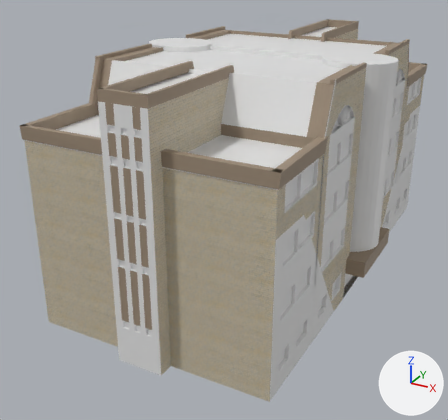
Two versions of the Blender file BuildFani/Build_Fani.blend, one commit apart.
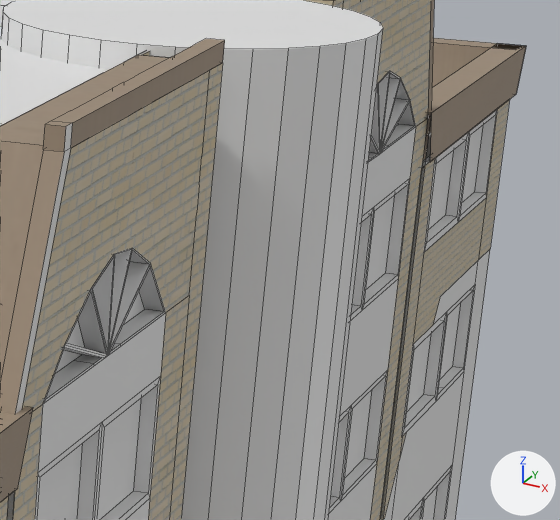
Each version is shown whole from a 50 mm camera at (11085.0, -18335.0, 6529.0) aimed at (1685.0, -1246.0, -2015.0), then close up on the part from 72% to 97% of the width and 13% to 38% of the height. Arrows for +X, +Y and +Z are at lower right; the lights stay in place. The close-ups show mesh edges as thin lines.

The first close-up shows 'Glass2'.
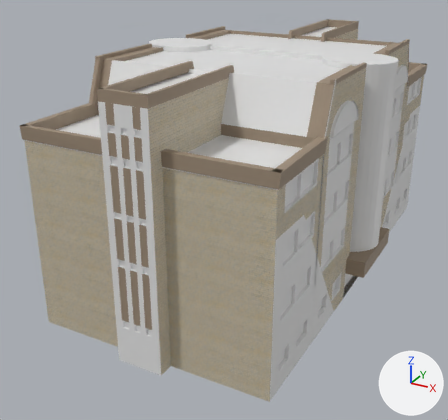
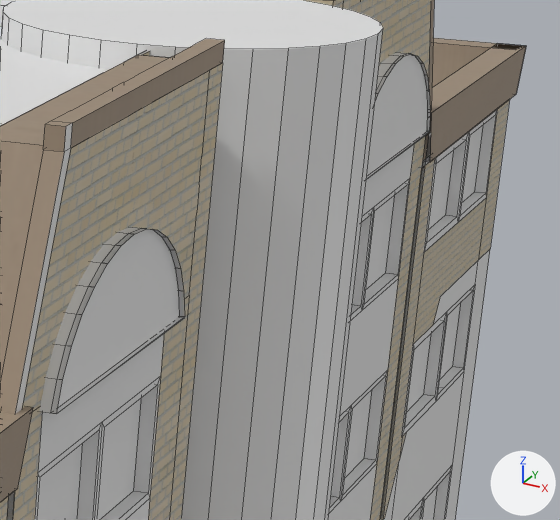
Where the change shows, as pixel boxes (x1, y1, x2, y2) in the close-ups (560 x 520 px):
part 1 of me_cylinder_001, added
    after: (40, 227, 185, 414)
part 2 of me_cylinder_001, added
    after: (366, 52, 430, 179)
part 3 of me_cylinder_001, cut back
    before: (362, 71, 416, 216)
    after: (362, 144, 414, 216)
part 4 of me_cylinder_001, cut back
    before: (38, 248, 166, 472)
    after: (38, 334, 164, 472)

The change, as a diff of the scene's bpy script:
```diff
--- a/BuildFani/Build_Fani.blend.py
+++ b/BuildFani/Build_Fani.blend.py
@@ me_cylinder_001 @@
 # used by ob_glass2; location = (-677.0, -2.0, 247.0); scale = (11.3, 9.87, 30.0)
-me_cylinder_001.from_pydata(...)  # 2901 vertices, 2332 faces, 2 loose edges; spans x -100.0..658.0, y -754.0..755.0, z -146.0..105.0
+me_cylinder_001.from_pydata(...)  # 2957 vertices, 2300 faces, 2 loose edges; spans x -100.0..658.0, y -754.0..755.0, z -146.0..105.0
+# me_cylinder_001 part 1: a new loose piece of 64 vertices spanning x 460.0..614.0, y -391.0..-178.0, z 55.0..79.0, in mat_material_003 (its picture is missing)
+# me_cylinder_001 part 2: a new loose piece of 48 vertices spanning x 460.0..614.0, y 179.0..392.0, z 55.0..79.0, in mat_material_003 (its picture is missing)
+# me_cylinder_001 part 3
+# 40 vertices are removed from x 595.0..605.0, y 189.0..384.0, z 57.0..75.0
+# 55 faces are deleted
+# 8 new faces join them, mat_material_001 (white #e7e7e7)
+# 1 new face joins them, mat_brick_dark (its picture is missing)
+# me_cylinder_001 part 4
+# 40 vertices are removed from x 595.0..605.0, y -382.0..-187.0, z 57.0..75.0
+# 55 faces are deleted
+# 8 new faces join them, mat_material_001 (white #e7e7e7)
+# 1 new face joins them, mat_brick_dark (its picture is missing)
 me_cylinder_001.materials.append(mat_material_003)
```
